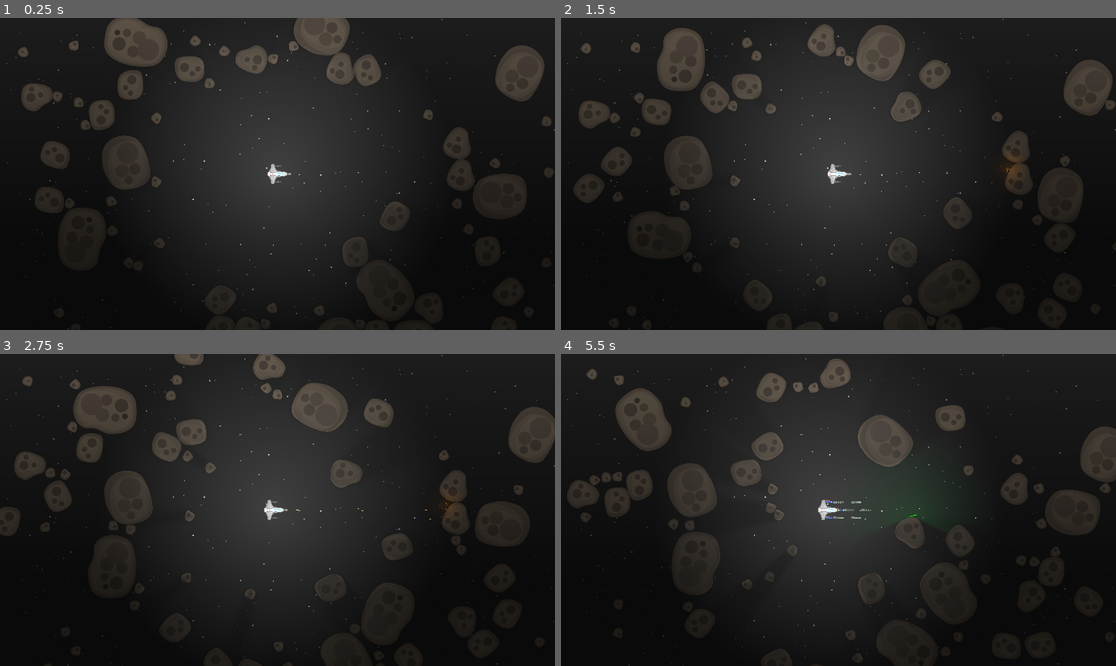
Above: before the commit, frames 1-4 (two rows, left to right).
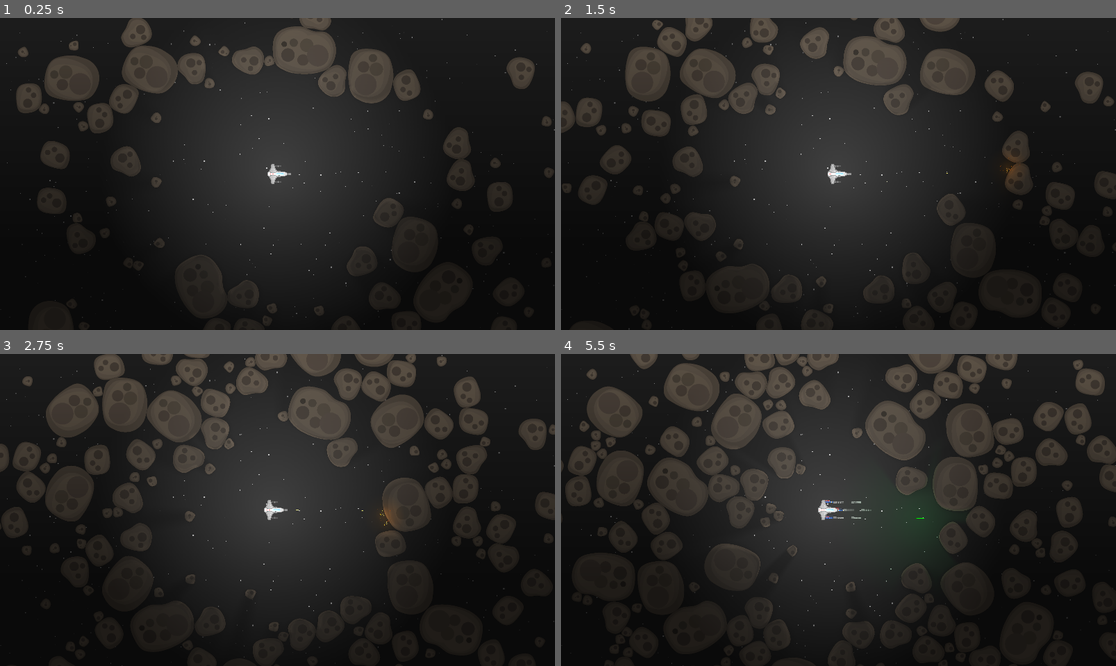
Above: after the commit, the same moments.

Repository: mkormout/graviton
Game: Godot game, scene res://world.tscn
Two runs of this game, one before a commit and one after it. Both use one fixed random seed, a clock stepped at 60 frames per second and the inputs below.
Inputs:
- Up to frame 1 (0.25 s): no input
- Up to frame 2 (1.5 s): tap Enter at 0.5 s; hold W 0.53-1.28 s; hold Enter 0.53-1.28 s; tap Space at 0.77 s; tap E at 0.8, 1.35 s
- Up to frame 3 (2.75 s): tap Space at 1.52 s; tap Enter at 1.55 s; hold W from 2.03 s (still down); hold Enter from 2.03 s (still down); tap E at 2.3 s
- Up to frame 4 (5.5 s): release Enter at 2.78 s; tap Q at 2.85 s; tap Space at 3.02, 3.77, 4.52 s; tap Enter at 3.05, 4.55 s; release W at 3.53 s; hold E 3.53-4.28 s; tap 1 at 4.35 s; hold 2 from 5.03 s (still down); tap E at 5.3 s

The runs differ from the first frame. In frame 1, 8.6% of the frame differs, in the area x 2-99%, y 0-99%; in frame 2, 11%; in frame 3, 18%; in frame 4, 23%, in the area x 0-100%, y 0-100%.

Commit message:
asteroids spawn key

Diff:
--- a/world.gd
+++ b/world.gd
@@ -42,16 +42,7 @@
 	mount_weapon(ship, minigun_model, "left")
 	mount_weapon(ship, minigun_model, "right")
 
-	for x in range(50):
-		add_asteroid(asteroids_small_model.pick_random())
-
-	for x in range(30):
-		add_asteroid(asteroids_medium_model.pick_random())
-
-	for x in range(10):
-		add_asteroid(asteroids_large_model.pick_random())
-
-	pass # Replace with function body.
+	spawn_asteroids(100)
 
 # Called every frame. 'delta' is the elapsed time since the previous frame.
 func _process(_delta):
@@ -88,6 +79,19 @@
 		mount_weapon(ship, rpg_model, "left")
 		mount_weapon(ship, rpg_model, "right")
 
+	if Input.is_key_pressed(KEY_ENTER):
+		spawn_asteroids(10)
+
+func spawn_asteroids(count: int):
+	for x in range(count * 0.5):
+		add_asteroid(asteroids_small_model.pick_random())
+
+	for x in range(count * 0.4):
+		add_asteroid(asteroids_medium_model.pick_random())
+
+	for x in range(count * 0.1):
+		add_asteroid(asteroids_large_model.pick_random())
+
 func mount_weapon(body: MountableBody, what: PackedScene, where: String):
 	var weapon = what.instantiate()
 	body.mount_weapon(weapon, where)
Not shown, changed: export_presets.cfg
